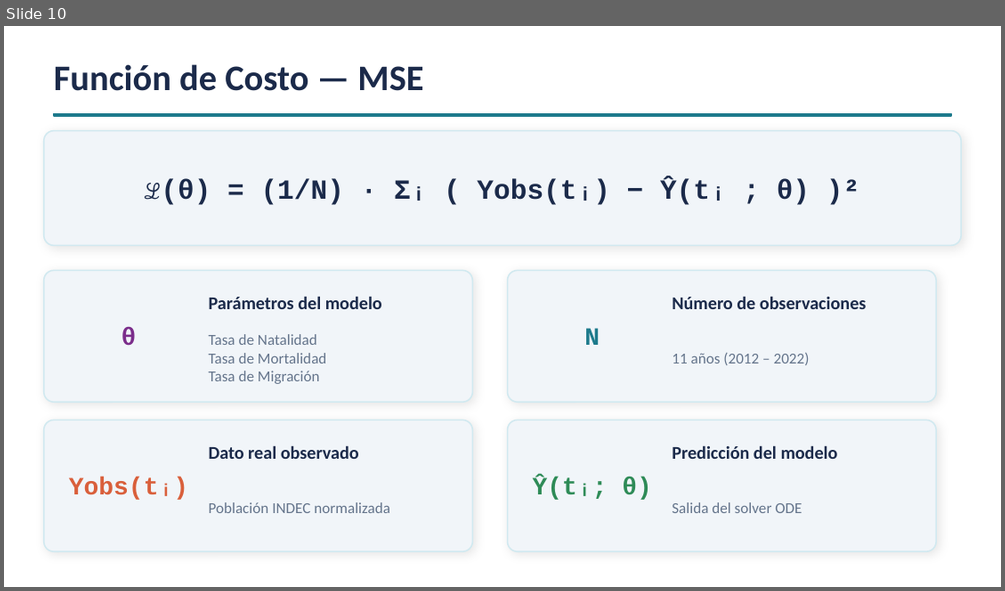
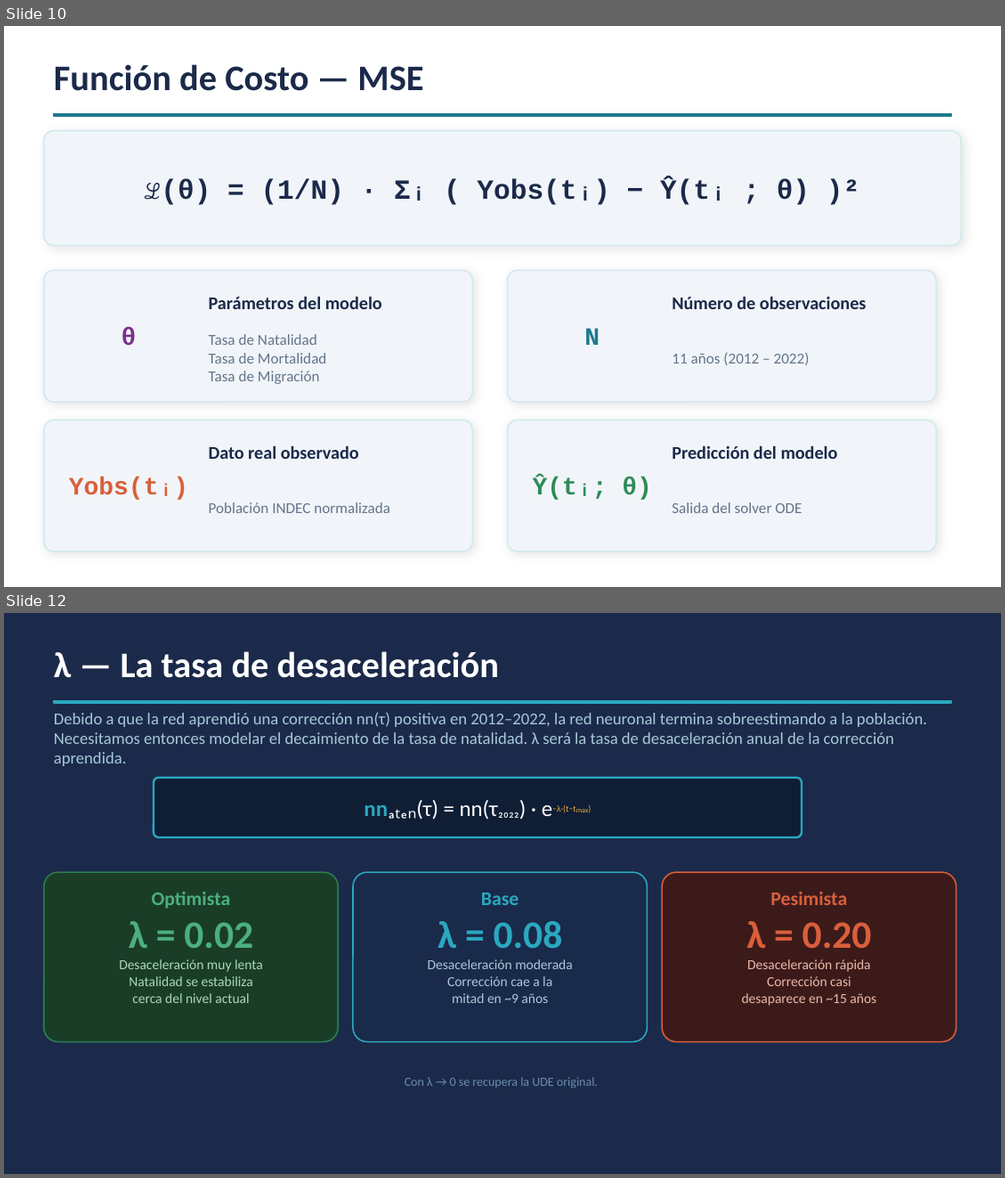
Before and after one commit to matias258/Analisis-sobre-Dinamicas-Demograficas-Argentinas-Mediante-UDE, a slide deck: UDE_Argentina_2050.pptx. Shown one above the other, each under a label of ours: slide 10 before the commit, slides 10 and 12 after it; the slides between them are not shown. The pictures are 1005x591 and 1005x1178 pixels, drawn with LibreOffice and Linux fonts; fonts in the diff are those of the drawing. Boxes give left, top, right and bottom in pixels: in the first picture for what was removed or moved away, otherwise in the second. Text is boxed around its words. In the diff, an @@ line names an element or a change of style, - is before the commit and + after.

```diff
--- a/UDE_Argentina_2050.pptx
+++ b/UDE_Argentina_2050.pptx
@@ slide 12 added at box(4, 613, 1001, 1174), background #1B2A4A @@
@@ text added at box(54, 651, 499, 678), 26 pt, text #FFFFFF, bold @@
+λ — La tasa de desaceleración
@@ rectangle added at box(54, 701, 951, 703), fill #2AA8BF, outline #2AA8BF 1 pt @@
@@ text added at box(54, 712, 927, 766), 12 pt, text #A8C8D8 @@
+Debido a que la red aprendió una corrección nn(τ) positiva en 2012–2022, la red neuronal termina sobreestimando a la población. Necesitamos entonces modelar el decaimiento de la tasa de natalidad. λ será la tasa de desaceleración anual de la corrección aprendida.
@@ rounded rectangle added at box(154, 778, 801, 837), fill #0F1E35, outline #2AA8BF 1.5 pt, 16 pt, text #FFFFFF @@
+nnₐₜₑₙ(τ) = nn(τ₂₀₂₂) · e−λ·(t−tmax)
@@ rounded rectangle added at box(44, 872, 338, 1042), fill #1A3D28, outline #2E7D52 1 pt, 10 pt, text #A8D8B8 @@
+Optimista
+λ = 0.02
+Desaceleración muy lenta
+Natalidad se estabiliza
+cerca del nivel actual
@@ rounded rectangle added at box(353, 872, 647, 1042), fill #1A2A4A, outline #2AA8BF 1 pt, 10 pt, text #A8C8D8 @@
+Base
+λ = 0.08
+Desaceleración moderada
+Corrección cae a la
+mitad en ~9 años
@@ rounded rectangle added at box(662, 872, 956, 1042), fill #3D1A1A, outline #D95F3B 1 pt, 10 pt, text #E8B8A8 @@
+Pesimista
+λ = 0.20
+Desaceleración rápida
+Corrección casi
+desaparece en ~15 años
@@ text added at box(404, 1077, 598, 1087), 9 pt, text #6B8CAE @@
+Con λ → 0 se recupera la UDE original.
```
Also in this commit, not shown: 4 slides changed, 2 other files.
